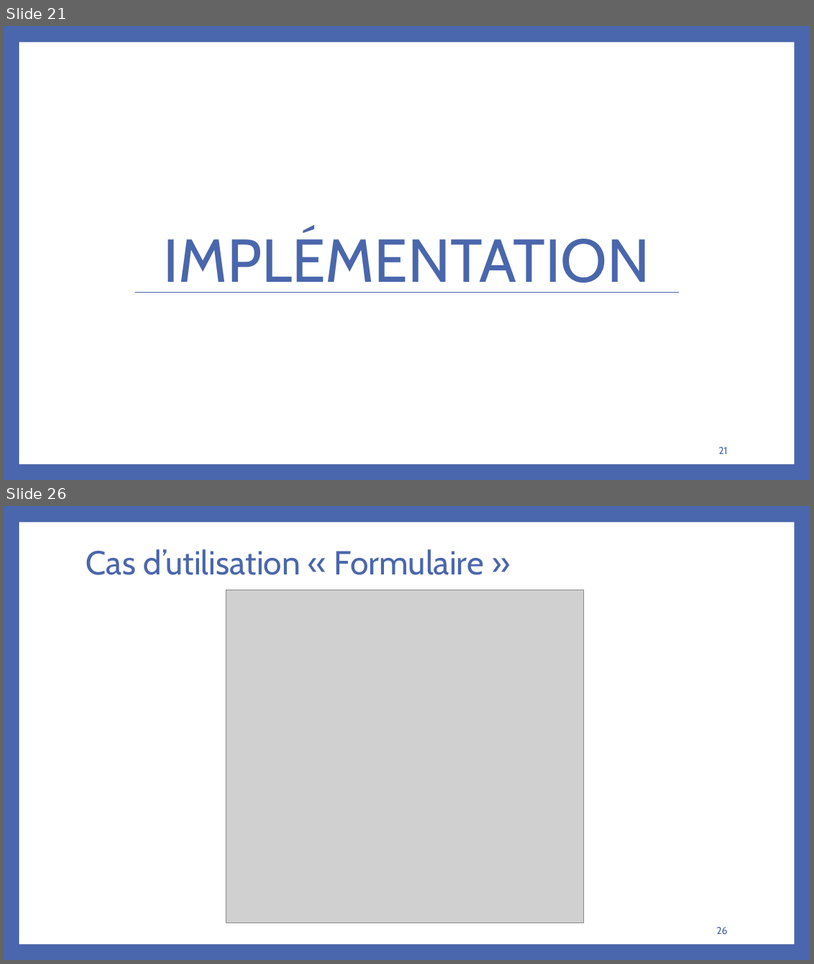
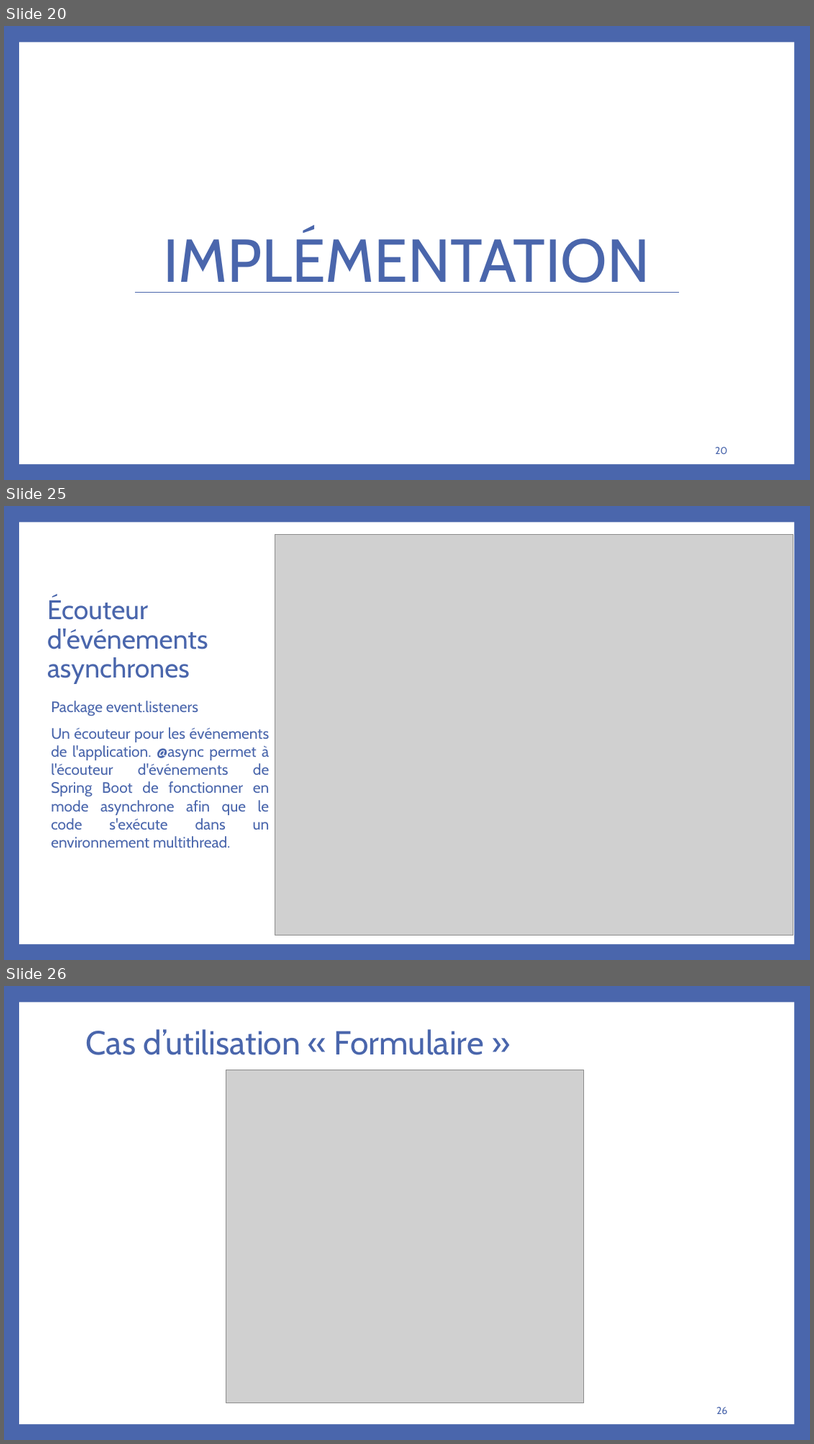
Before and after one commit to bakedpotato191/projet, a slide deck: rapport.PPTX. Shown one above the other, each under a label of ours: slides 21 and 26 before the commit, slides 20, 25 and 26 after it; the slides between them are not shown. The pictures are 814x964 and 814x1444 pixels, drawn with LibreOffice and Linux fonts; fonts in the diff are those of the drawing; grey boxes stand for pictures. Boxes give left, top, right and bottom in pixels: in the first picture for what was removed or moved away, otherwise in the second. Text is boxed around its words. In the diff, an @@ line names an element or a change of style, - is before the commit and + after.

```diff
--- a/rapport.PPTX
+++ b/rapport.PPTX
@@ slide 25 added at box(4, 506, 810, 960), background #4A66AC; not listed: 1 template element that a slide beside it also shows @@
@@ picture added at box(275, 534, 794, 935) @@
@@ title added at box(47, 597, 208, 683), 32 pt, text #4A66AC @@
+Écouteur d'événements asynchrones
@@ text added at box(51, 700, 270, 847), 18 pt, text #4A66AC @@
+Package event.listeners
+Un écouteur pour les événements de l'application. @async permet à l'écouteur d'événements de Spring Boot de fonctionner en mode asynchrone afin que le code s'exécute dans un environnement multithread.
@@ page number added at box(717, 934, 728, 937), 12 pt, text #4A66AC @@
+25
@@ what was slide 21 is now slide 20 @@
@@ page number at box(715, 446, 728, 454): text changed @@
-21
+20
```
Also in this commit, not shown: 1 slide changed, 3 other slides added, 4 slides removed, 19 other files.
